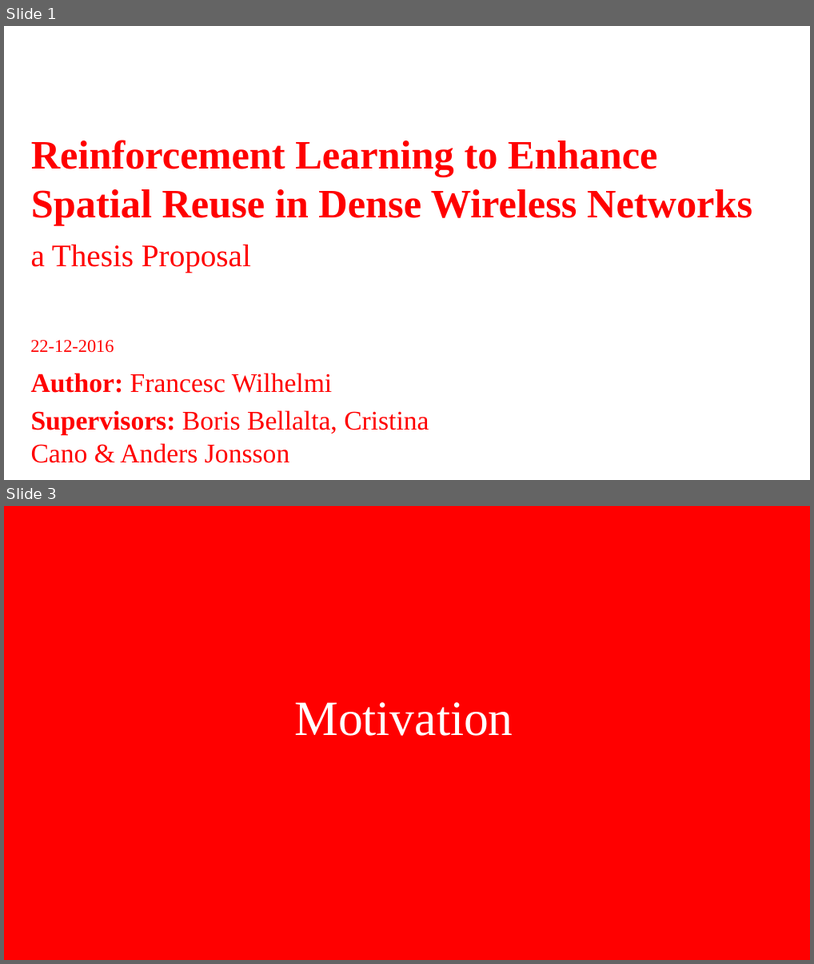
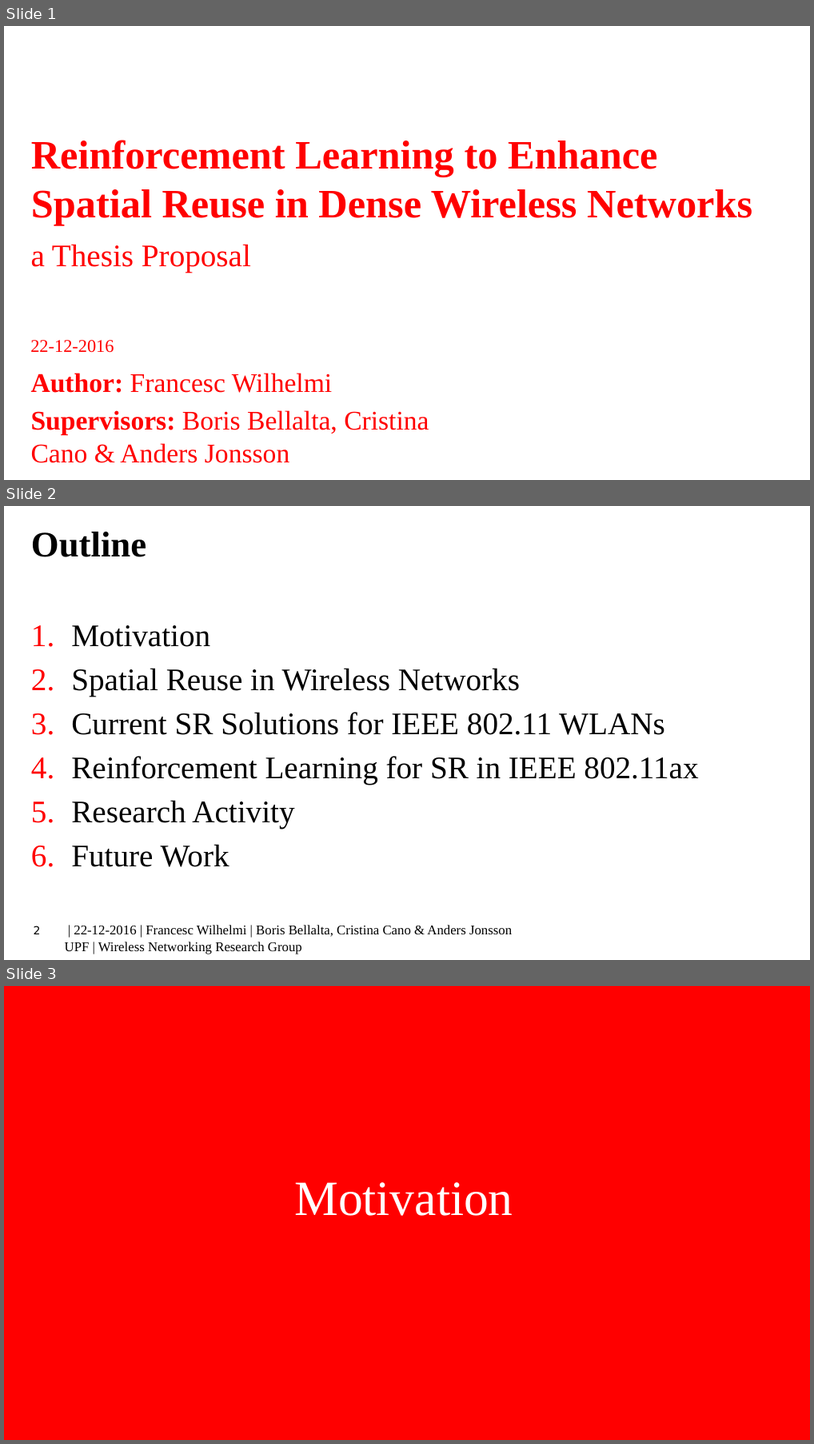
Before and after one commit to BelmY/thesis_proposal, a slide deck: Presentation/thesis_proposal.pptx. Shown one above the other, each under a label of ours: slides 1 and 3 before the commit, slides 1, 2 and 3 after it; the slides between them are not shown. The pictures are 814x964 and 814x1444 pixels, drawn with LibreOffice and Linux fonts; fonts in the diff are those of the drawing; background and template pictures are left out. Boxes give left, top, right and bottom in pixels: in the first picture for what was removed or moved away, otherwise in the second. Text is boxed around its words. In the diff, an @@ line names an element or a change of style, - is before the commit and + after.

Commit message:
Refactor with changes proposed by Anders. Version delivered to the jury.

```diff
--- a/Presentation/thesis_proposal.pptx
+++ b/Presentation/thesis_proposal.pptx
@@ slide 2 added at box(4, 506, 810, 960), background #FFFFFF @@
@@ title added at box(31, 532, 146, 557), 32 pt, text #000000, bold @@
+Outline
@@ text added at box(71, 625, 698, 867), 28 pt, text #000000 @@
+1. Motivation
+2. Spatial Reuse in Wireless Networks
+3. Current SR Solutions for IEEE 802.11 WLANs
+4. Reinforcement Learning for SR in IEEE 802.11ax
+5. Research Activity
+6. Future Work
@@ page number added at box(34, 925, 41, 934), 10 pt, text #000000 @@
+2
@@ text added at box(65, 924, 512, 954), 12 pt, text #000000 @@
+| 22-12-2016 | Francesc Wilhelmi | Boris Bellalta, Cristina Cano & Anders Jonsson
+UPF | Wireless Networking Research Group
```
Also in this commit, not shown: 5 slides changed, 2 other slides added, 2 slides removed, 12 other files.
